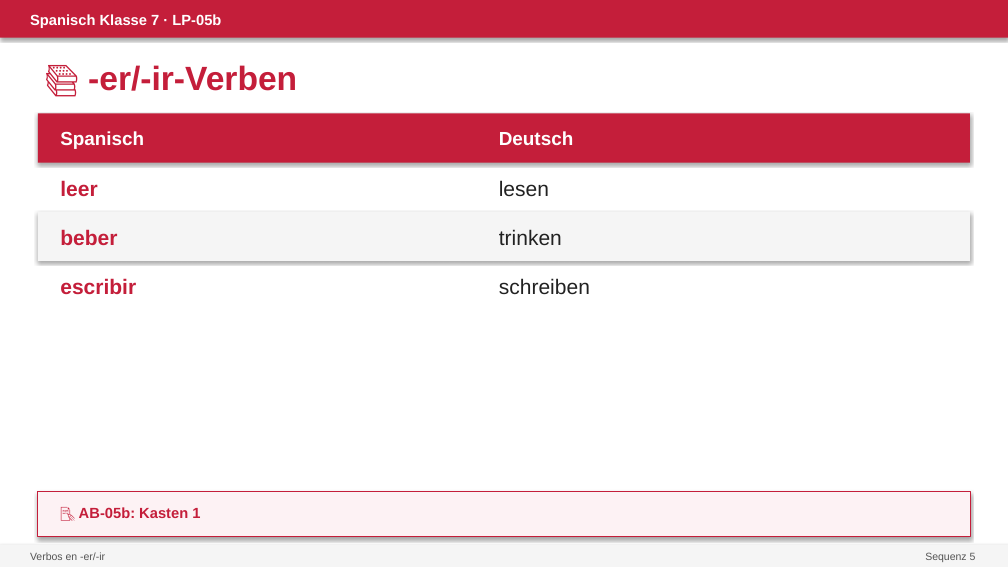
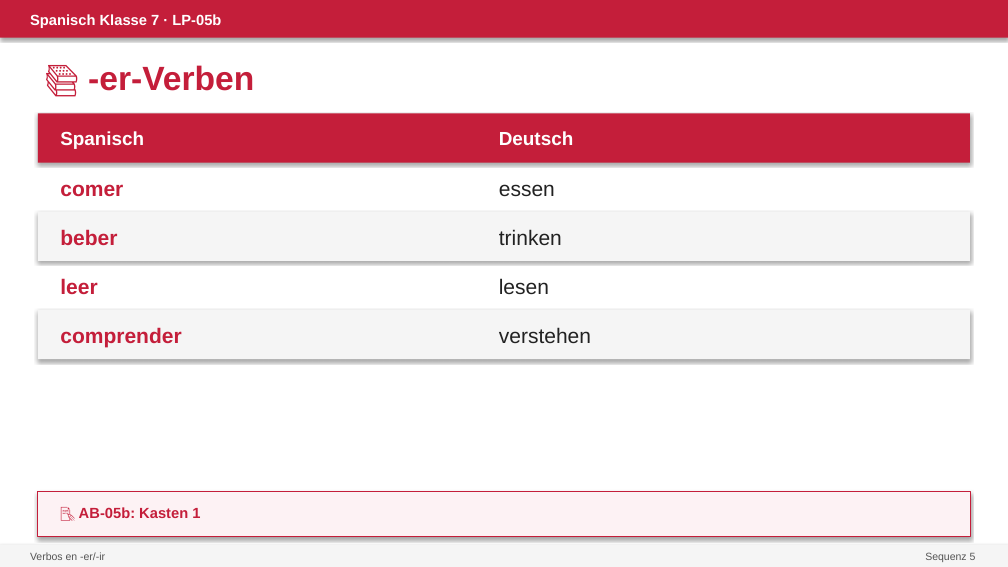
Before and after one commit to devbox42/sciencesim, a slide deck: slide 8 of projects/spanisch/kl07/sequenz-05-tiempo-libre/05b-verbos-er-ir/PPT-05b.pptx (slide 4 before the commit). Drawn at 1008x567 pixels with LibreOffice and Linux fonts; fonts in the diff are those of the drawing. Boxes give left, top, right and bottom in pixels: in the first picture for what was removed or moved away, otherwise in the second. Text is boxed around its words. In the diff, an @@ line names an element or a change of style, - is before the commit and + after.

```diff
--- a/projects/spanisch/kl07/sequenz-05-tiempo-libre/05b-verbos-er-ir/PPT-05b.pptx
+++ b/projects/spanisch/kl07/sequenz-05-tiempo-libre/05b-verbos-er-ir/PPT-05b.pptx
@@ text at (x1=88, y1=65, x2=254, y2=91): text changed @@
-📚 -er/-ir-Verben
+📚 -er-Verben
@@ text at (x1=60, y1=184, x2=123, y2=197): text changed @@
-leer
+comer
@@ text at (x1=499, y1=184, x2=555, y2=196): text changed @@
-lesen
+essen
@@ text at (x1=60, y1=278, x2=97, y2=294): text changed @@
-escribir
+leer
@@ text at (x1=499, y1=278, x2=549, y2=294): text changed @@
-schreiben
+lesen
@@ rectangle added at (x1=38, y1=310, x2=970, y2=359), fill #F5F5F5 @@
@@ text added at (x1=60, y1=327, x2=181, y2=348), 20 pt, text #C41E3A, bold @@
+comprender
@@ text added at (x1=499, y1=327, x2=591, y2=343), 20 pt, text #222222 @@
+verstehen
```
Also in this commit, not shown: 3 other slides changed, 9 slides added, 32 other files.
